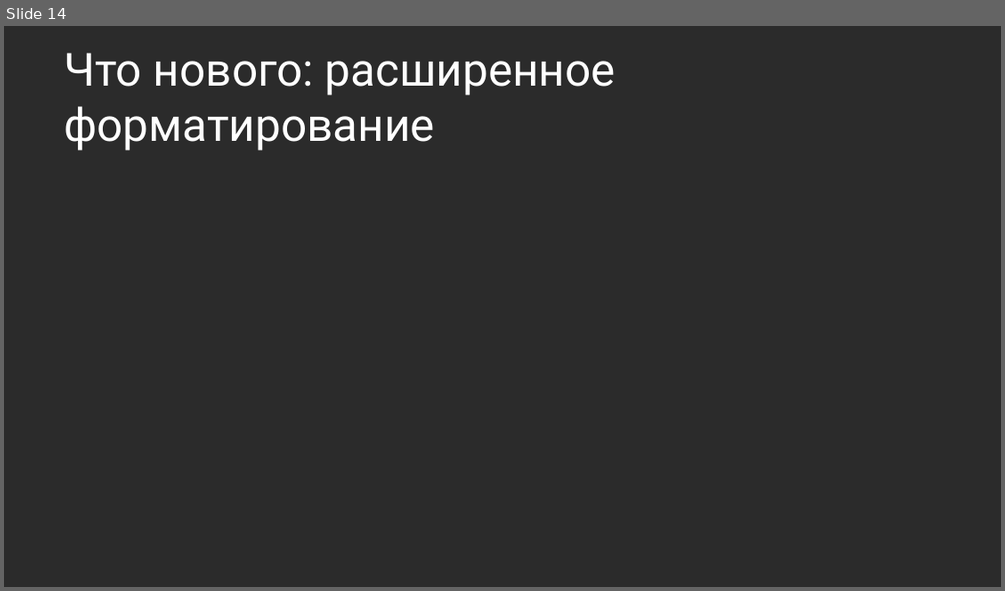
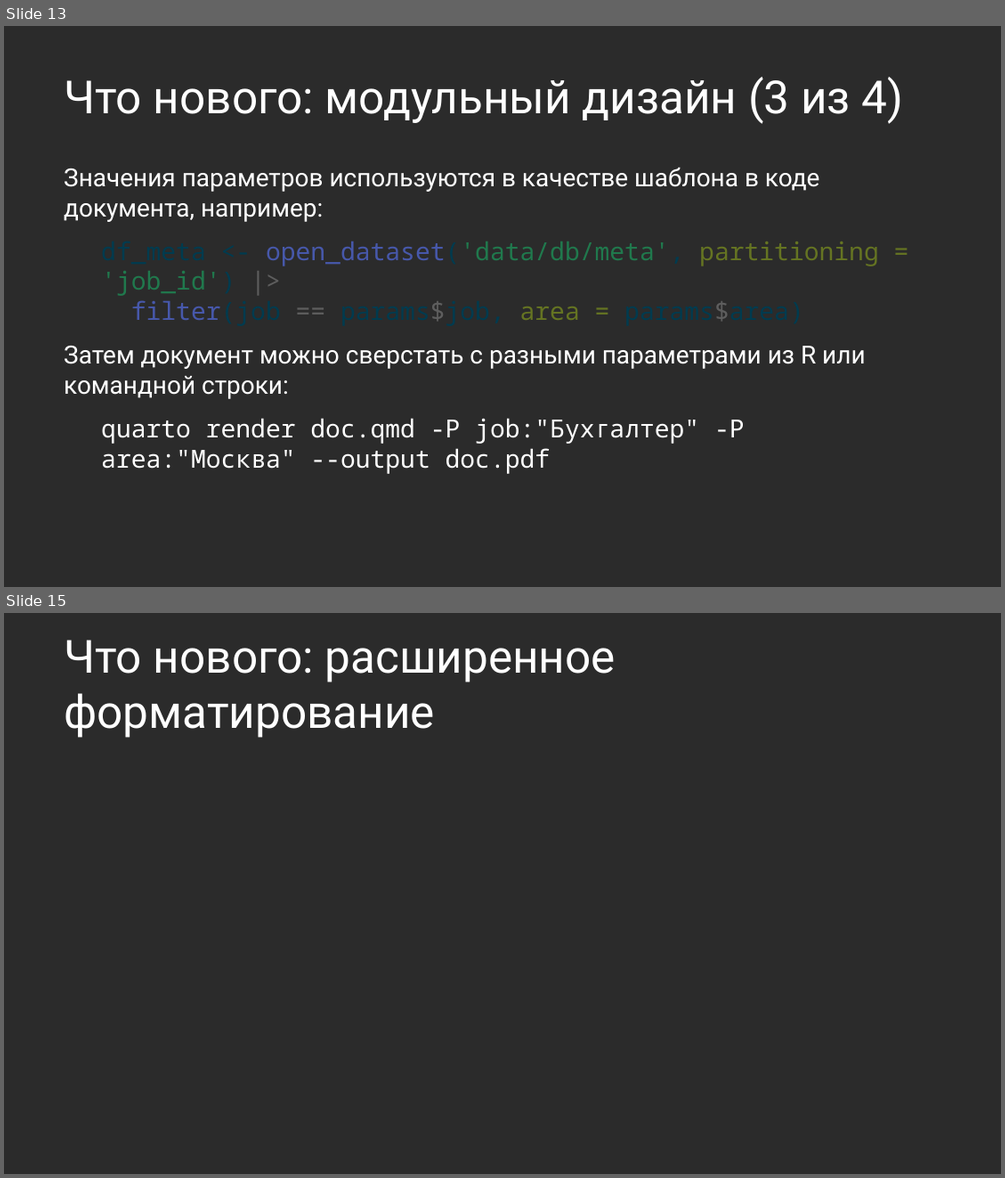
Before and after one commit to Marwolaeth/OTUS_R4DA, a slide deck: 01-Quarto/slides_draft.pptx. Shown one above the other, each under a label of ours: slide 14 before the commit, slides 13 and 15 after it; the slides between them are not shown. The pictures are 1005x591 and 1005x1178 pixels, drawn with LibreOffice and Linux fonts; fonts in the diff are those of the drawing; background and template pictures are left out; a plain dark background stands for a picture behind light text. Boxes give left, top, right and bottom in pixels: in the first picture for what was removed or moved away, otherwise in the second. Text is boxed around its words. In the diff, an @@ line names an element or a change of style, - is before the commit and + after.

```diff
--- a/01-Quarto/slides_draft.pptx
+++ b/01-Quarto/slides_draft.pptx
@@ slide 13 added at [4, 26, 1001, 587], background picture (left out) @@
@@ title added at [64, 77, 904, 124], 33 pt, text #FFFFFF @@
+Что нового: модульный дизайн (3 из 4)
@@ text added at [64, 167, 879, 474], 18 pt, text #FFFFFF @@
+Значения параметров используются в качестве шаблона в коде документа, например:
+df_meta <- open_dataset('data/db/meta', partitioning = 'job_id') |>
+filter(job == params$job, area = params$area)
+Затем документ можно сверстать с разными параметрами из R или командной строки:
+quarto render doc.qmd -P job:"Бухгалтер" -P area:"Москва" --output doc.pdf
@@ what was slide 14 is now slide 15 @@
```
Also in this commit, not shown: 3 slides changed, 2 other slides added, 1 slide removed, 1 other file.
